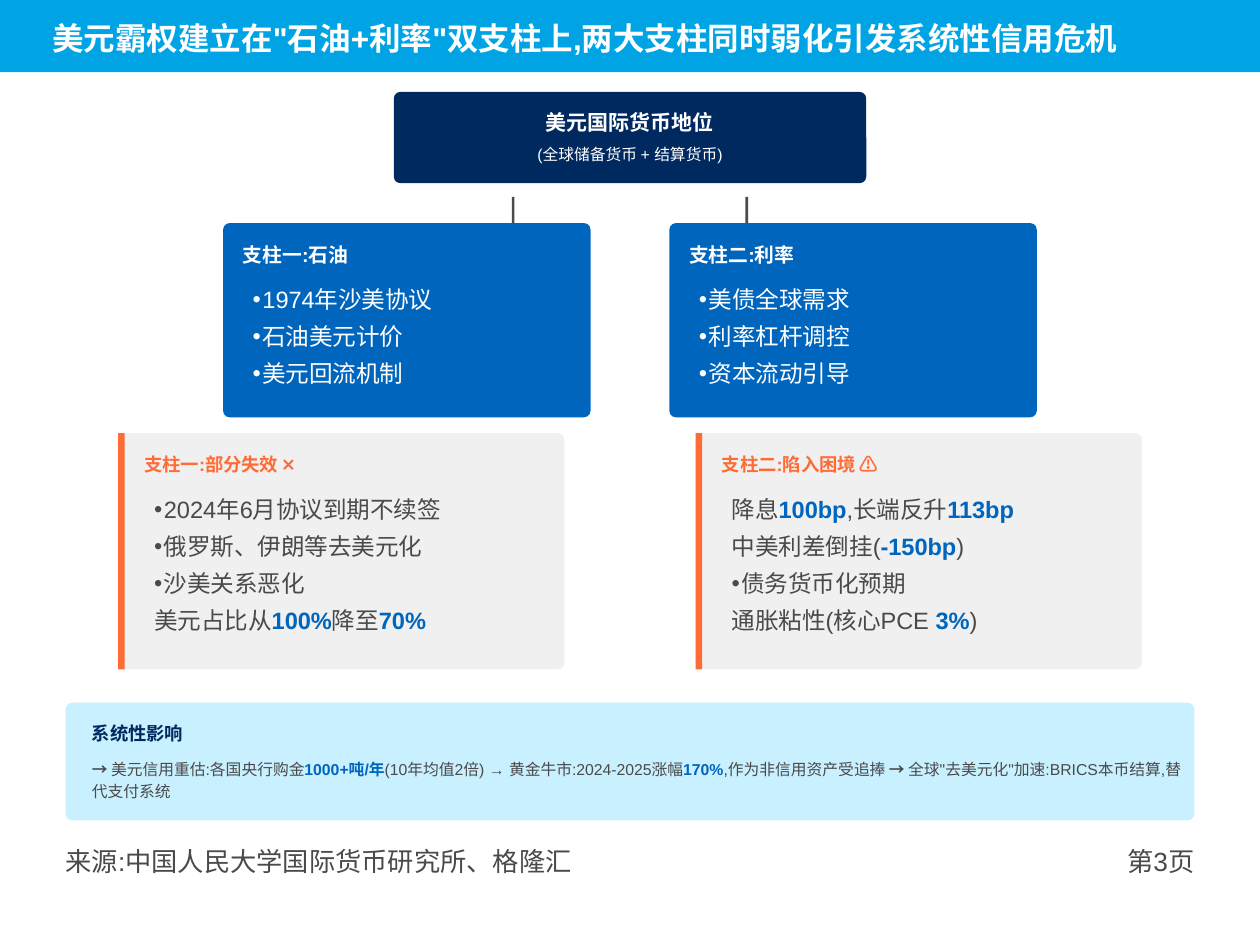
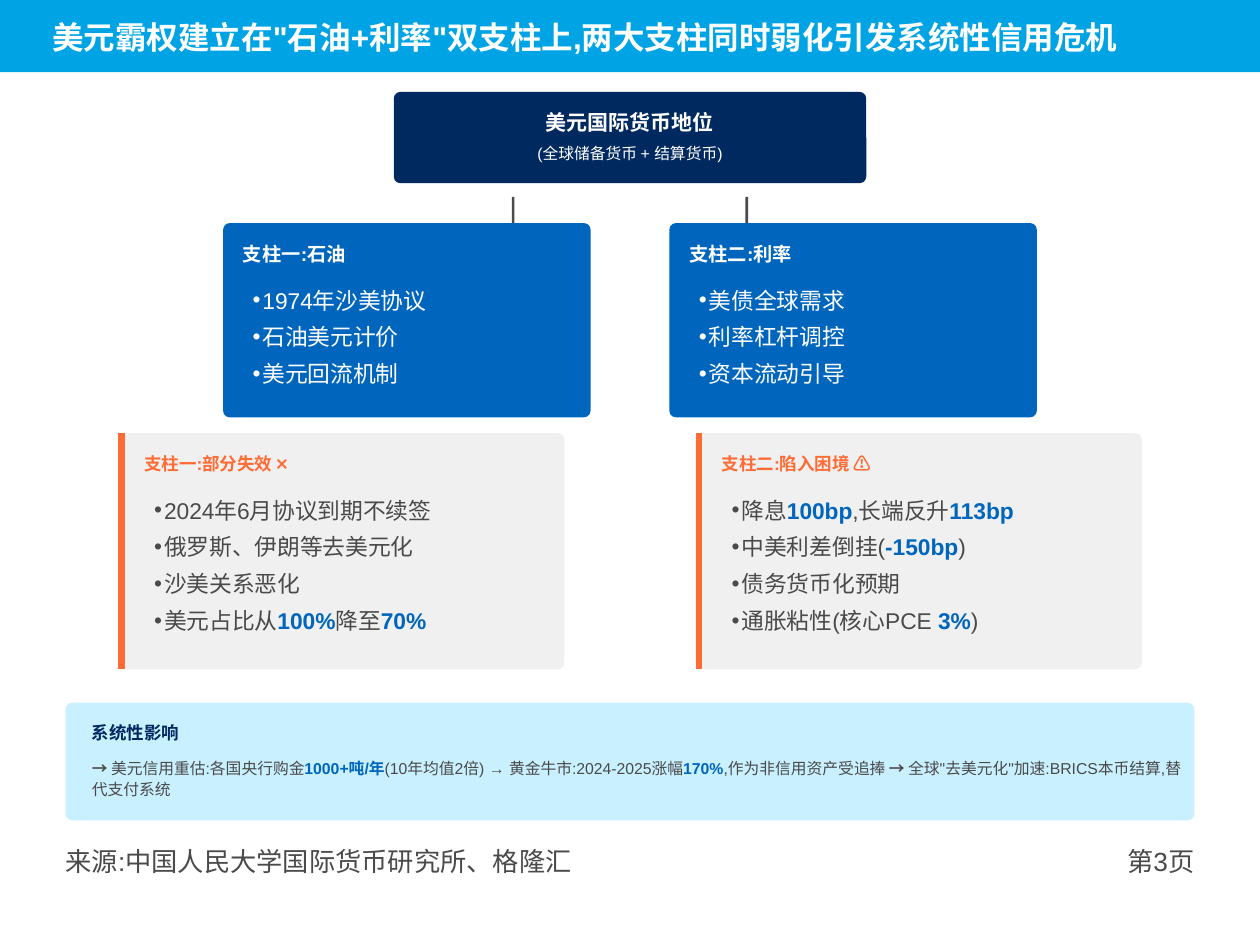
Before and after one commit to fleurytian/awesome-claude-skills, a slide deck: slide 2 of mckinsey-sample-PPT.pptx (slide 3 before the commit). Drawn at 1260x945 pixels with LibreOffice and Linux fonts; fonts in the diff are those of the drawing. Boxes give left, top, right and bottom in pixels: in the first picture for what was removed or moved away, otherwise in the second. Text is boxed around its words. In the diff, an @@ line names an element or a change of style, - is before the commit and + after.

```diff
--- a/mckinsey-sample-PPT.pptx
+++ b/mckinsey-sample-PPT.pptx
@@ text "支柱一:石油" at bbox=[243, 244, 346, 263]: size 11.2 to 11 pt; line spacing 13.5pt to 13pt @@
@@ text "支柱二:利率" at bbox=[689, 244, 792, 263]: size 11.2 to 11 pt; line spacing 13.5pt to 13pt @@
@@ size 10.5 to 10 pt in 3 elements at bbox=[92, 724, 179, 741], bbox=[144, 455, 272, 472], bbox=[722, 455, 850, 472] @@
@@ text "2024年6月协议到期不续签": place and size @@
-text "2024年6月协议到期不续签" at bbox=[154, 500, 441, 631]
+text "2024年6月协议到期不续签" at bbox=[164, 501, 431, 631]
@@ size 13.5 to 13 pt in 4 elements at bbox=[262, 290, 426, 384], bbox=[709, 289, 845, 384], bbox=[164, 501, 431, 631], bbox=[742, 500, 1014, 634] @@
@@ text "降息100bp,长端反升113bp": place and size @@
-text "降息100bp,长端反升113bp" at bbox=[732, 498, 1014, 634]
+text "降息100bp,长端反升113bp" at bbox=[742, 500, 1014, 634]
@@ text "→ 美元信用重估:各国央行购金1000+吨/年(10年均值2倍) → 黄金牛市:2024-2025涨幅170%,作为非信 ..." at bbox=[92, 760, 1181, 797]: line spacing 12.6pt to 12pt @@
```
Also in this commit, not shown: 6 slides added, 2 slides removed.
